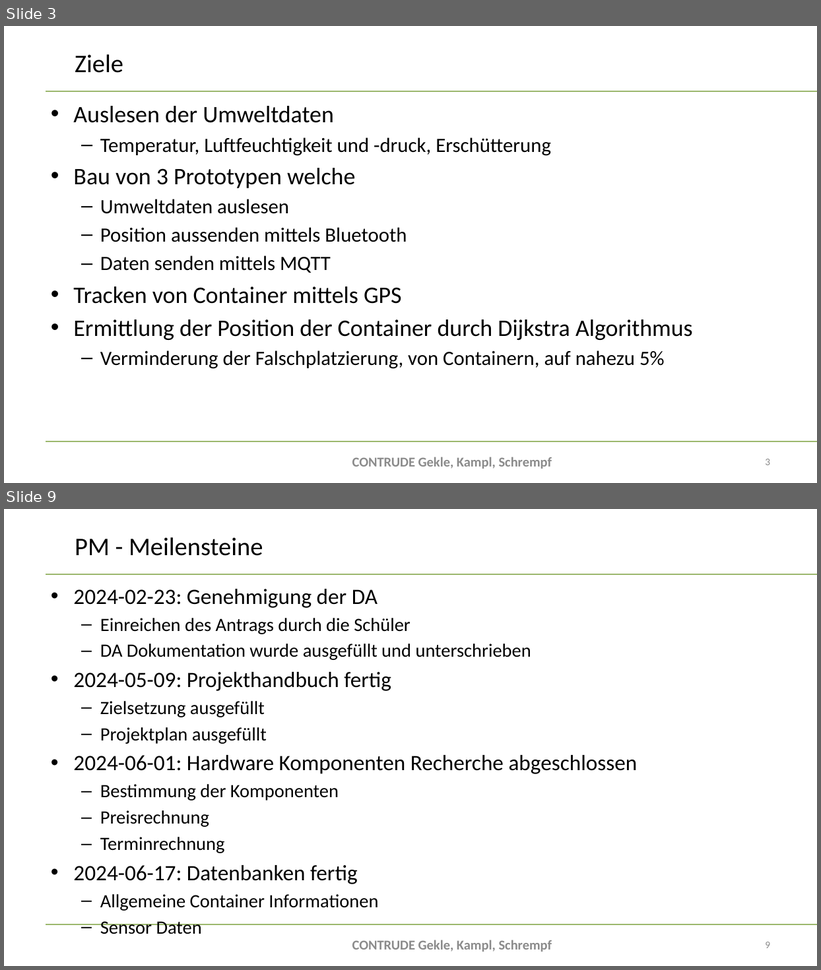
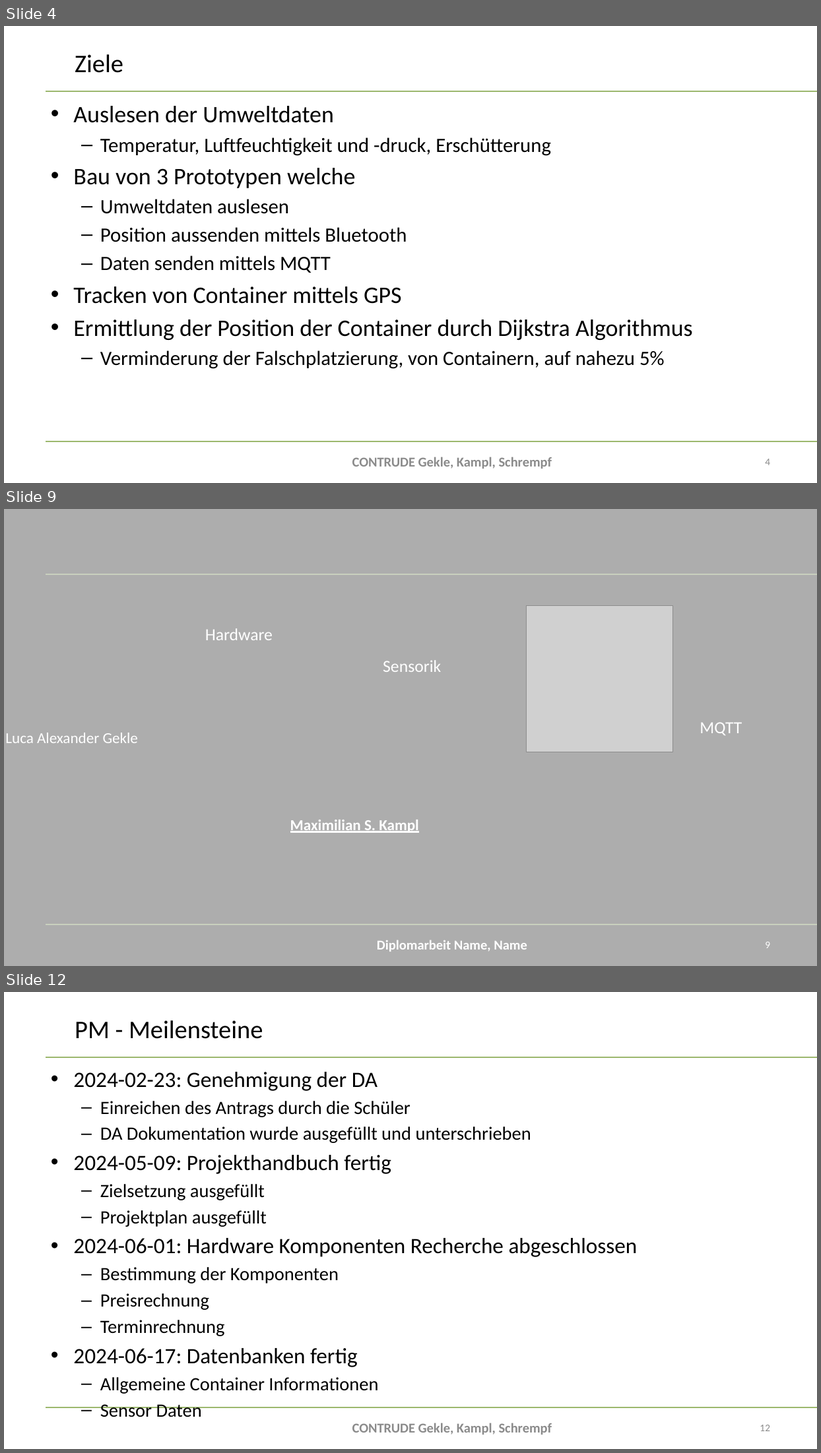
Before and after one commit to bitsneak/Contrude, a slide deck: Diplomarbeit/doc/Presentations/DA-Präsentation2024_Erstpräsentation.pptx. Shown one above the other, each under a label of ours: slides 3 and 9 before the commit, slides 4, 9 and 12 after it; the slides between them are not shown. The pictures are 821x970 and 821x1453 pixels, drawn with LibreOffice and Linux fonts; fonts in the diff are those of the drawing; grey boxes stand for pictures; background and template pictures are left out; a plain dark background stands for a picture behind light text. Boxes give left, top, right and bottom in pixels: in the first picture for what was removed or moved away, otherwise in the second. Text is boxed around its words. In the diff, an @@ line names an element or a change of style, - is before the commit and + after.

```diff
--- a/Diplomarbeit/doc/Presentations/DA-Präsentation2024_Erstpräsentation.pptx
+++ b/Diplomarbeit/doc/Presentations/DA-Präsentation2024_Erstpräsentation.pptx
@@ slide 9 added at (x1=4, y1=509, x2=817, y2=966), background picture (left out); not listed: 2 template elements that a slide beside it also shows @@
@@ rectangle added at (x1=4, y1=509, x2=817, y2=966), fill #D9D9D9 at 75% opacity, 18 pt, text #FFFFFF @@
+Luca Alexander Gekle
@@ picture added at (x1=527, y1=606, x2=673, y2=753) @@
@@ text added at (x1=205, y1=628, x2=273, y2=640), 20 pt, text #FFFFFF @@
+Hardware
@@ text added at (x1=383, y1=660, x2=441, y2=672), 20 pt, text #FFFFFF @@
+Sensorik
@@ text added at (x1=700, y1=722, x2=742, y2=735), 20 pt, text #FFFFFF @@
+MQTT
@@ text added at (x1=290, y1=820, x2=419, y2=833), 18 pt, text #FFFFFF, bold, underline @@
+Maximilian S. Kampl
@@ text added at (x1=377, y1=941, x2=527, y2=952), 16 pt, text #FFFFFF, bold @@
+Diplomarbeit Name, Name
@@ page number added at (x1=765, y1=942, x2=770, y2=949), 12 pt, text #FFFFFF @@
+9
@@ what was slide 3 is now slide 4 @@
@@ page number at (x1=765, y1=459, x2=770, y2=466): text changed @@
-3
+4
@@ what was slide 9 is now slide 12 @@
@@ page number at (x1=760, y1=1425, x2=770, y2=1432): text changed @@
-9
+12
```
Also in this commit, not shown: 7 slides changed, 5 other slides added, 2 slides removed, 1 other file.
